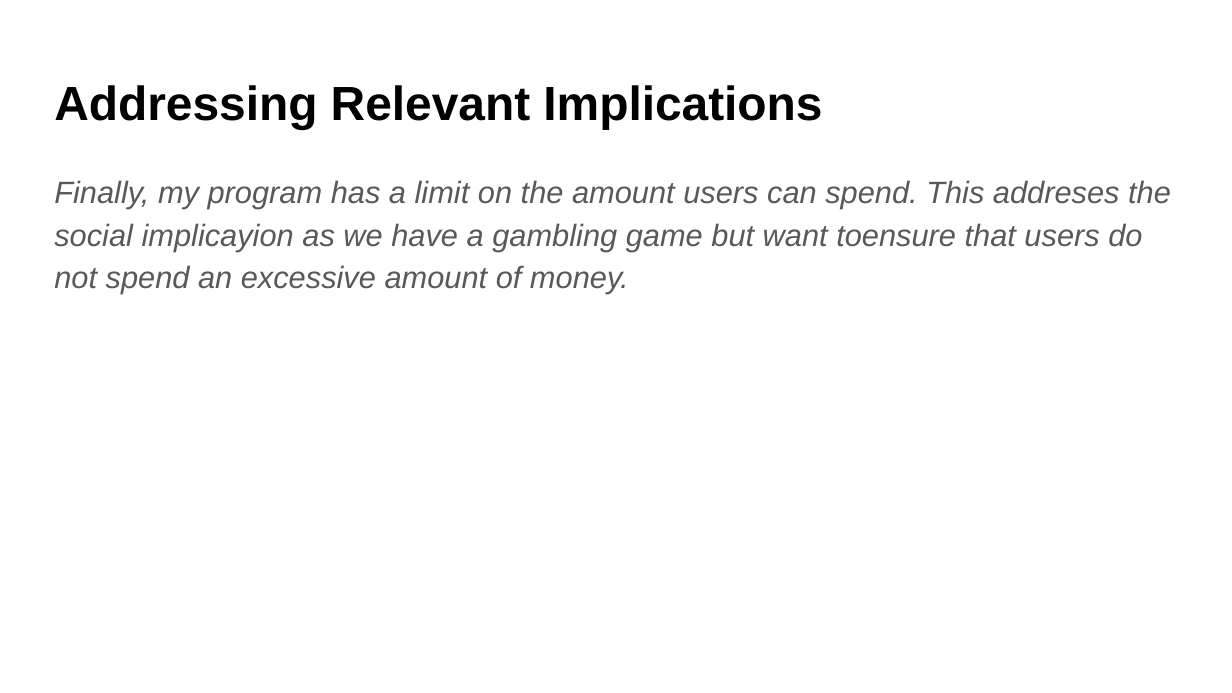
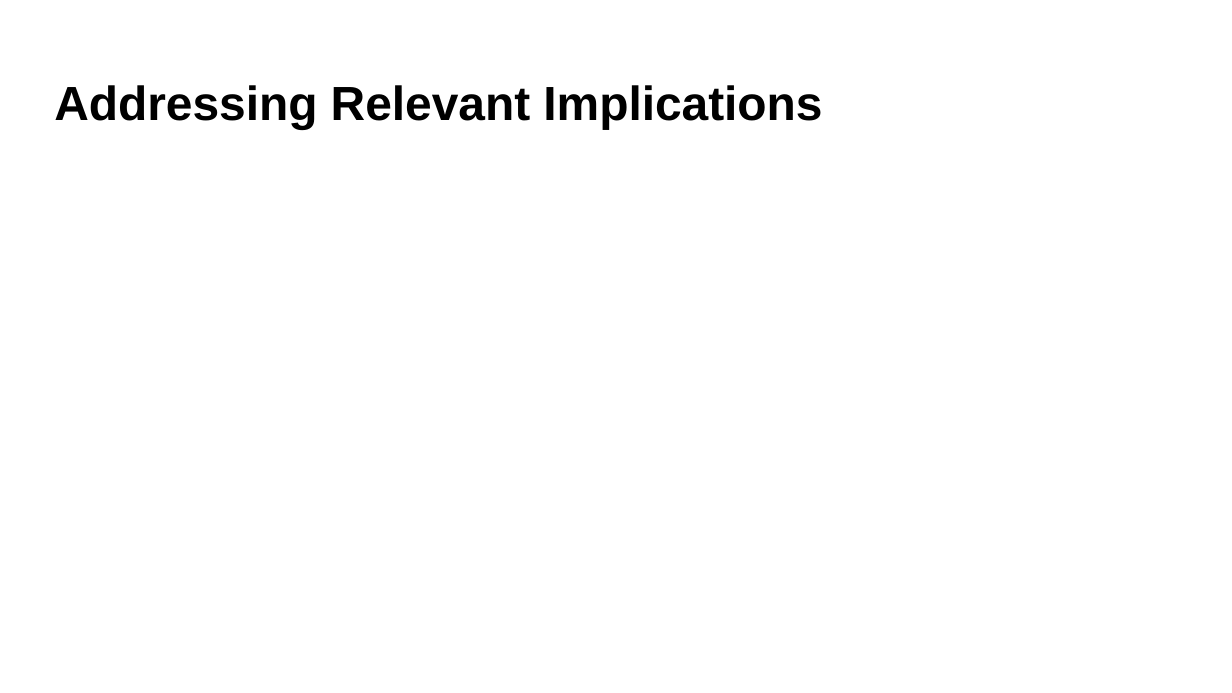
Before and after one commit to aspectnz/PEX, a slide deck: slide 20 of main/games/rock_paper_scissors/Rock Paper Scissors Documentation.pptx (slide 29 before the commit). Drawn at 1232x693 pixels with LibreOffice and Linux fonts; fonts in the diff are those of the drawing. Boxes give left, top, right and bottom in pixels: in the first picture for what was removed or moved away, otherwise in the second. Text is boxed around its words. In the diff, an @@ line names an element or a change of style, - is before the commit and + after.

```diff
--- a/main/games/rock_paper_scissors/Rock Paper Scissors Documentation.pptx
+++ b/main/games/rock_paper_scissors/Rock Paper Scissors Documentation.pptx
@@ text removed at [54, 180, 1171, 294] @@
-Finally, my program has a limit on the amount users can spend. This addreses the social implicayion as we have a gambling game but want toensure that users do not spend an excessive amount of money.
```
Also in this commit, not shown: 5 other slides changed, 4 slides added, 13 slides removed, 9 other files.
